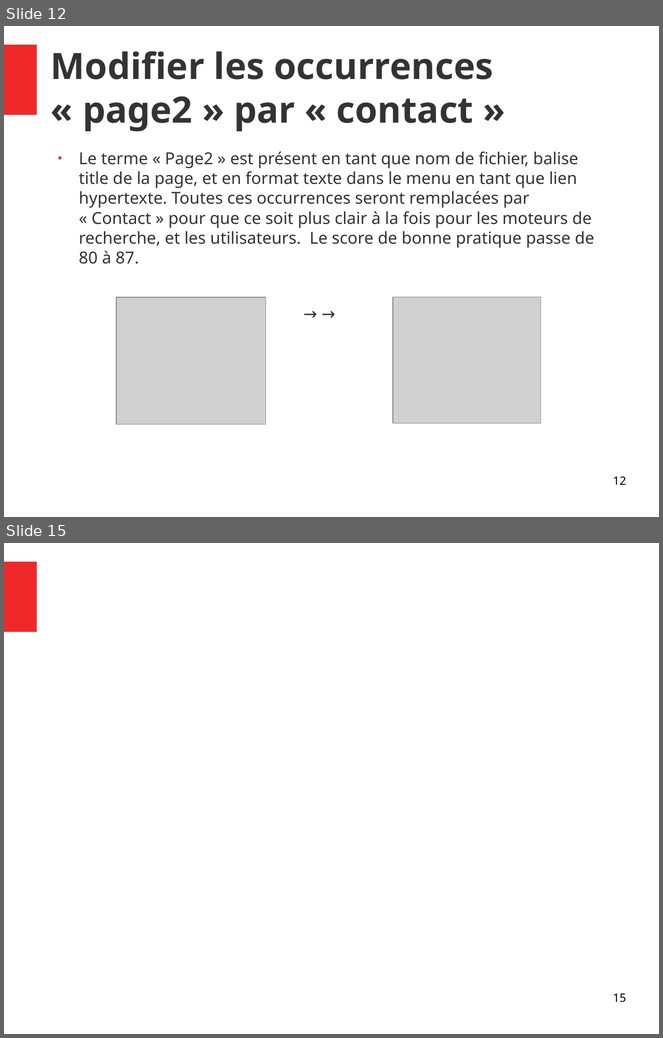
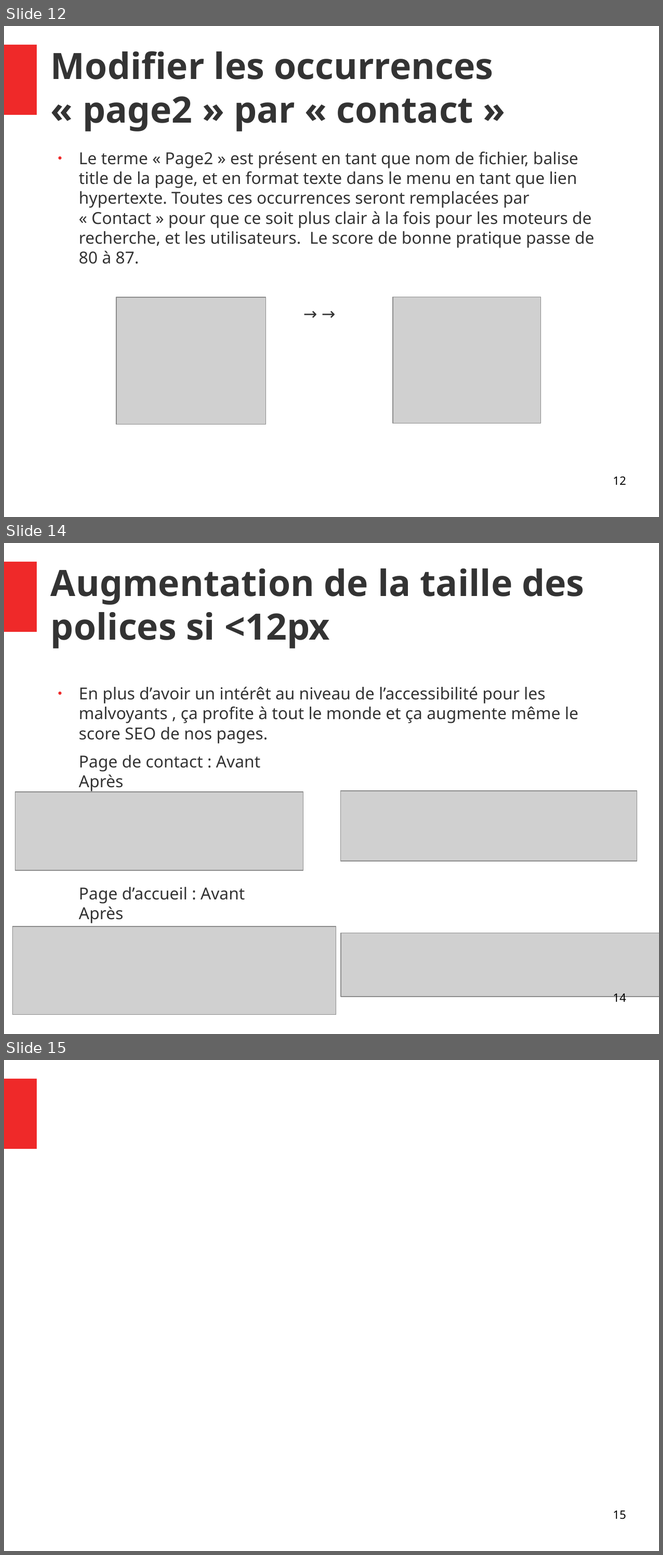
Before and after one commit to Vincent055681/VincentDiRaimondo_4_10052021, a slide deck: audit/Rapport.odp. Shown one above the other, each under a label of ours: slides 12 and 15 before the commit, slides 12, 14 and 15 after it; the slides between them are not shown. The pictures are 663x1038 and 663x1555 pixels, drawn with LibreOffice and Linux fonts; fonts in the diff are those of the drawing; grey boxes stand for pictures. Boxes give left, top, right and bottom in pixels: in the first picture for what was removed or moved away, otherwise in the second. Text is boxed around its words. In the diff, an @@ line names an element or a change of style, - is before the commit and + after.

```diff
--- a/audit/Rapport.odp
+++ b/audit/Rapport.odp
@@ slide 14 added at <box>4,543,659,1034</box>, background #FFFFFF; not listed: 1 template element that a slide beside it also shows @@
@@ title added at <box>51,568,584,649</box>, 44 pt, text #333333, bold @@
+Augmentation de la taille des polices si <12px
@@ text added at <box>79,687,579,924</box>, 20 pt, text #333333 @@
+● En plus d’avoir un intérêt au niveau de l’accessibilité pour les malvoyants , ça profite à tout le monde et ça augmente même le score SEO de nos pages.
+Page de contact : Avant Après
+Page d’accueil : Avant Après
@@ picture added at <box>15,792,304,871</box> @@
@@ picture added at <box>341,791,637,861</box> @@
@@ picture added at <box>12,927,336,1016</box> @@
@@ picture added at <box>341,933,659,997</box> @@
@@ page number added at <box>613,994,626,1005</box>, 14 pt, text #000000 @@
+14
```
Also in this commit, not shown: 1 slide changed, 1 slide removed, 8 other files.
